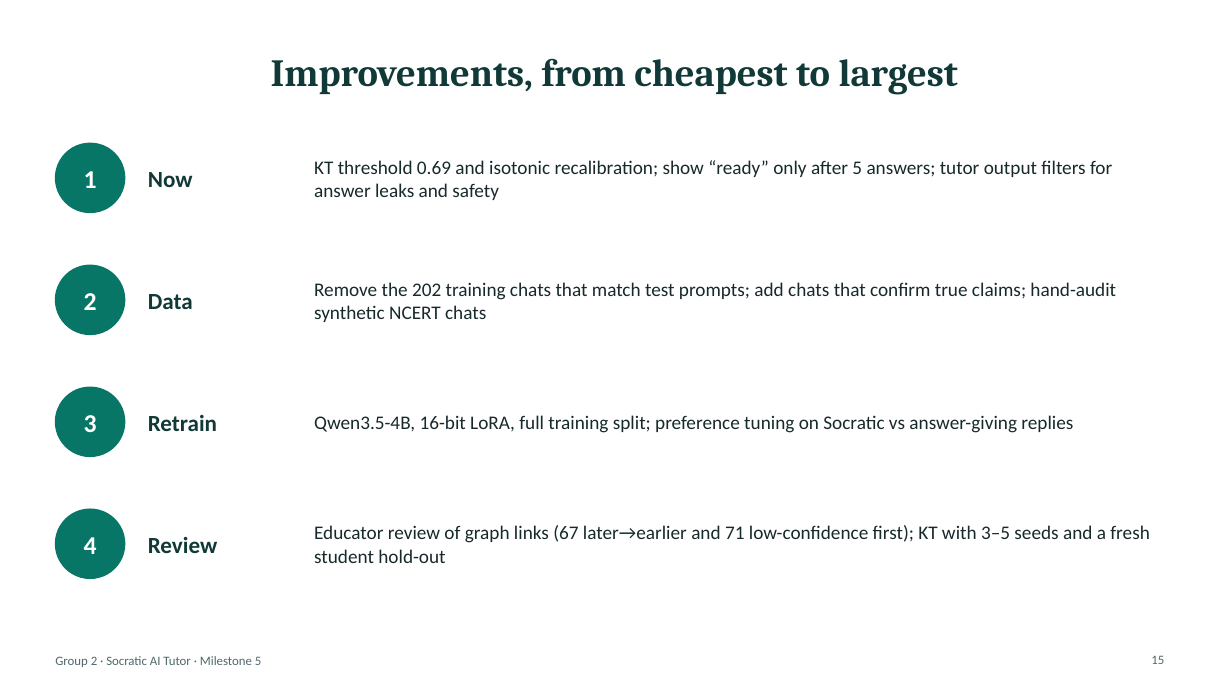
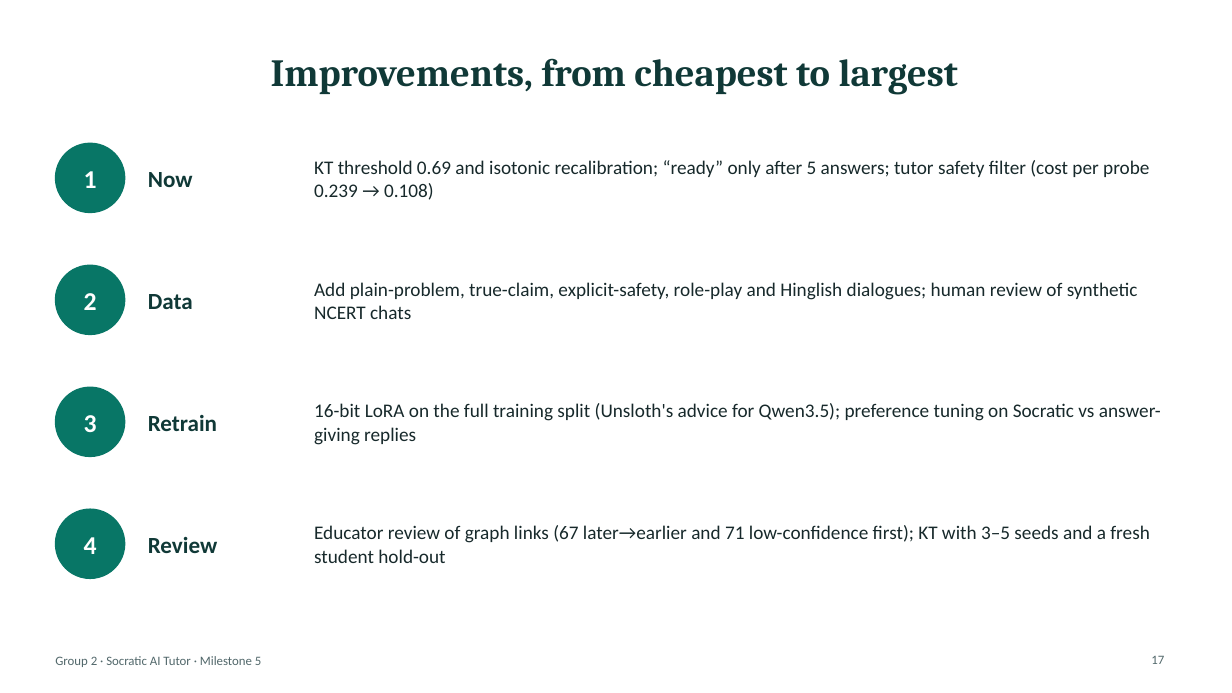
Before and after one commit to Hariomkr147/Group-2-DS-and-AI-Lab-Project, a slide deck: slide 17 of docs/milestone-5/M5_Presentation.pptx (slide 15 before the commit). Drawn at 1232x693 pixels with LibreOffice and Linux fonts; fonts in the diff are those of the drawing. Boxes give left, top, right and bottom in pixels: in the first picture for what was removed or moved away, otherwise in the second. Text is boxed around its words. In the diff, an @@ line names an element or a change of style, - is before the commit and + after.

```diff
--- a/docs/milestone-5/M5_Presentation.pptx
+++ b/docs/milestone-5/M5_Presentation.pptx
@@ text at bbox=[314, 160, 1149, 200]: text changed @@
-KT threshold 0.69 and isotonic recalibration; show “ready” only after 5 answers; tutor output filters for answer leaks and safety
+KT threshold 0.69 and isotonic recalibration; “ready” only after 5 answers; tutor safety filter (cost per probe 0.239 → 0.108)
@@ text at bbox=[314, 282, 1138, 319]: text changed @@
-Remove the 202 training chats that match test prompts; add chats that confirm true claims; hand-audit synthetic NCERT chats
+Add plain-problem, true-claim, explicit-safety, role-play and Hinglish dialogues; human review of synthetic NCERT chats
@@ text at bbox=[314, 403, 1161, 445]: text changed @@
-Qwen3.5-4B, 16-bit LoRA, full training split; preference tuning on Socratic vs answer-giving replies
+16-bit LoRA on the full training split (Unsloth's advice for Qwen3.5); preference tuning on Socratic vs answer-giving replies
@@ page number at bbox=[1151, 655, 1164, 664]: text changed @@
-15
+17
```
Also in this commit, not shown: 7 other slides changed, 5 slides added, 2 slides removed, 1 other file.
